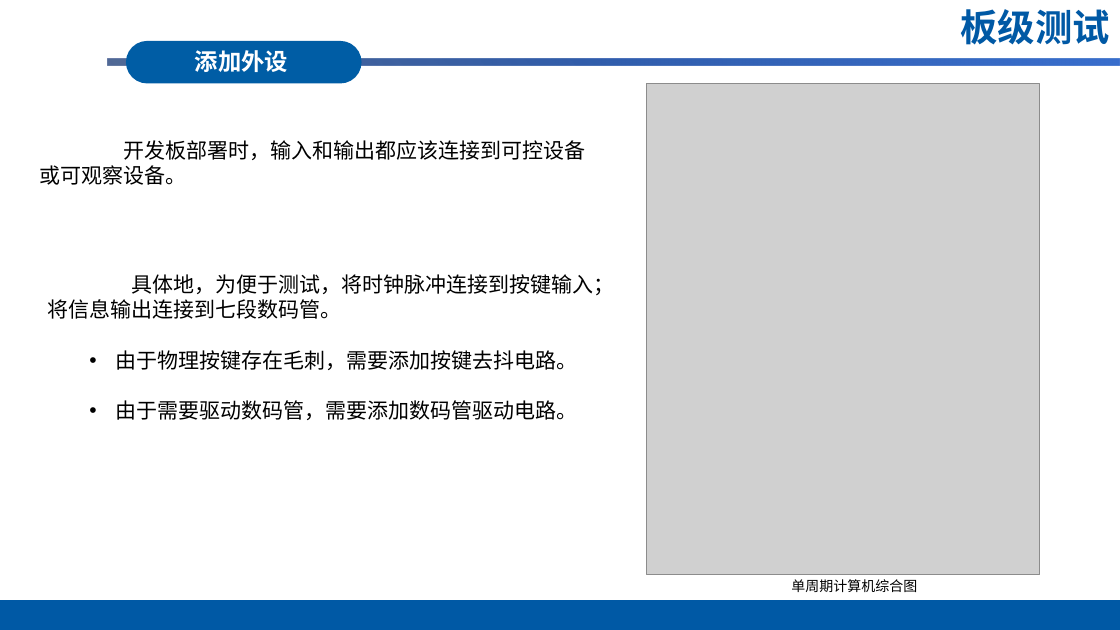
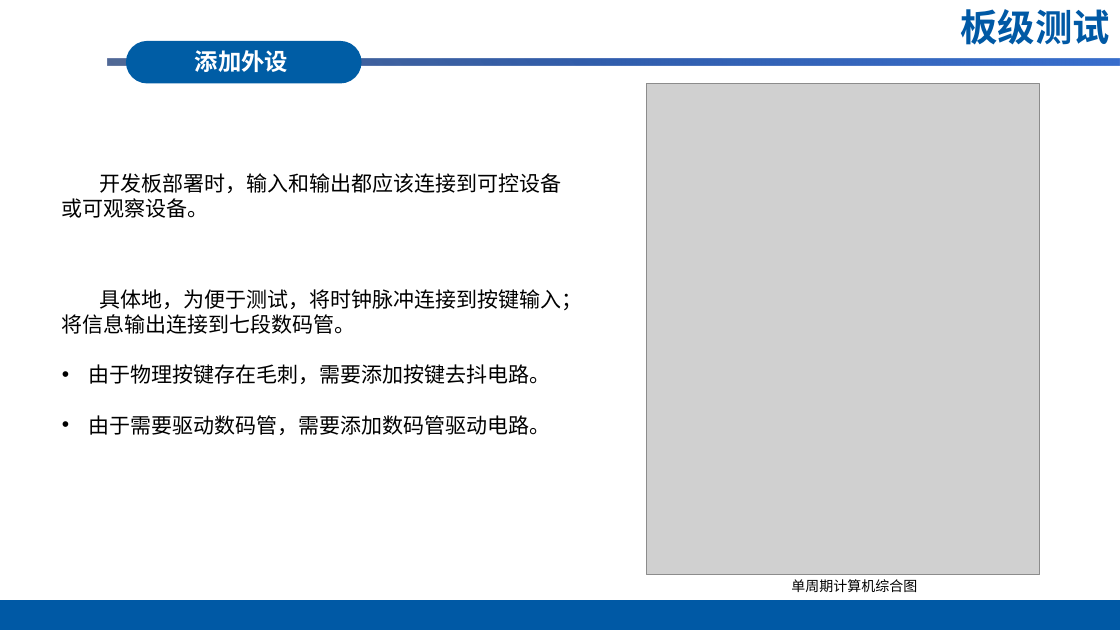
Before and after one commit to itungsten/Computer-Organization, a slide deck: slide 19 of 答辩PPT.pptx. Drawn at 1120x630 pixels with LibreOffice and Linux fonts; fonts in the diff are those of the drawing; grey boxes stand for pictures; background and template pictures are left out. Boxes give left, top, right and bottom in pixels: in the first picture for what was removed or moved away, otherwise in the second. Text is boxed around its words. In the diff, an @@ line names an element or a change of style, - is before the commit and + after.

```diff
--- a/答辩PPT.pptx
+++ b/答辩PPT.pptx
@@ text "开发板部署时，输入和输出都应该连接到可控设备或可观察设备。" rewrapped from [39,140,585,185] to [62,173,561,218] @@
@@ text "具体地，为便于测试，将时钟脉冲连接到按键输入；将信息输出连接到七段数码管。": place and size @@
-text "具体地，为便于测试，将时钟脉冲连接到按键输入；将信息输出连接到七段数码管。" at [47,274,614,420]
+text "具体地，为便于测试，将时钟脉冲连接到按键输入；将信息输出连接到七段数码管。" at [62,289,582,435]
@@ text at [88,364,550,435]: list level 2 to 1 in "由于物理按键存在毛刺，需要添加按键去抖电路。"; list level 2 to 1 in "由于需要驱动数码管，需要添加数码管驱动电路。" @@
```
Also in this commit, not shown: 6 other slides changed.
